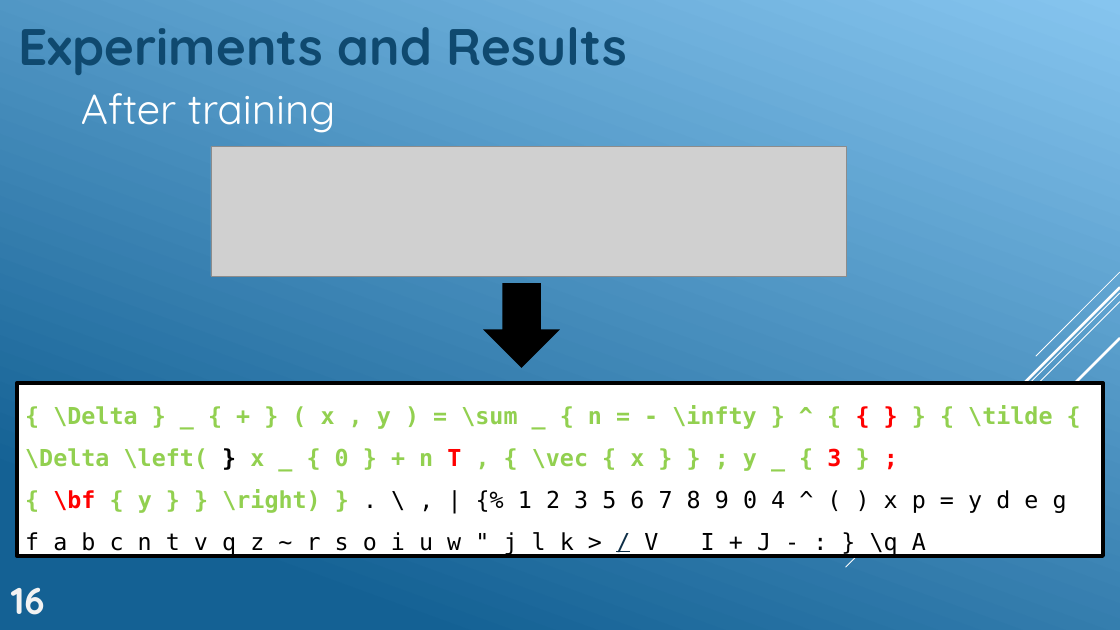
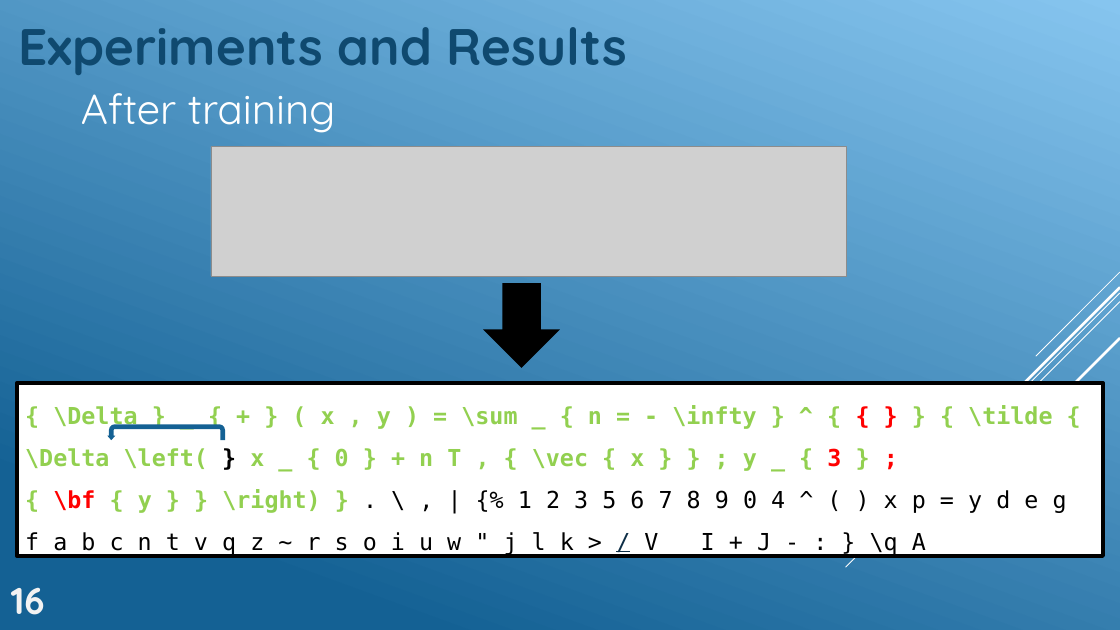
Before and after one commit to GeckSpy/IPdf2Latex, a slide deck: slide 17 of Presentation/Final presentation.pptx. Drawn at 1120x630 pixels with LibreOffice and Linux fonts; fonts in the diff are those of the drawing; grey boxes stand for pictures. Boxes give left, top, right and bottom in pixels: in the first picture for what was removed or moved away, otherwise in the second. Text is boxed around its words. In the diff, an @@ line names an element or a change of style, - is before the commit and + after.

```diff
--- a/Presentation/Final presentation.pptx
+++ b/Presentation/Final presentation.pptx
@@ text in rectangle at (x1=25, y1=405, x2=1052, y2=471): text colour #FF0000 to #92D050 in "T" @@
@@ uturn arrow added at (x1=108, y1=424, x2=225, y2=440), fill #146194 @@
```
Also in this commit, not shown: 5 other slides changed, 1 slide added, 1 slide removed, 2 other files.
